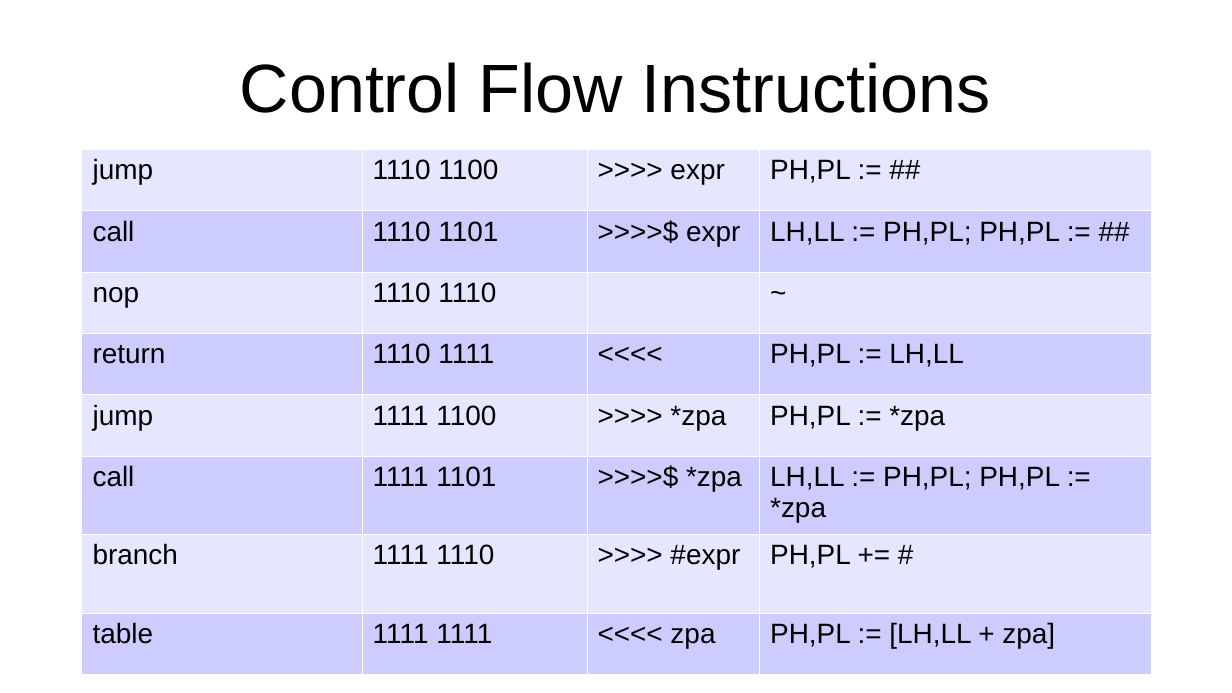
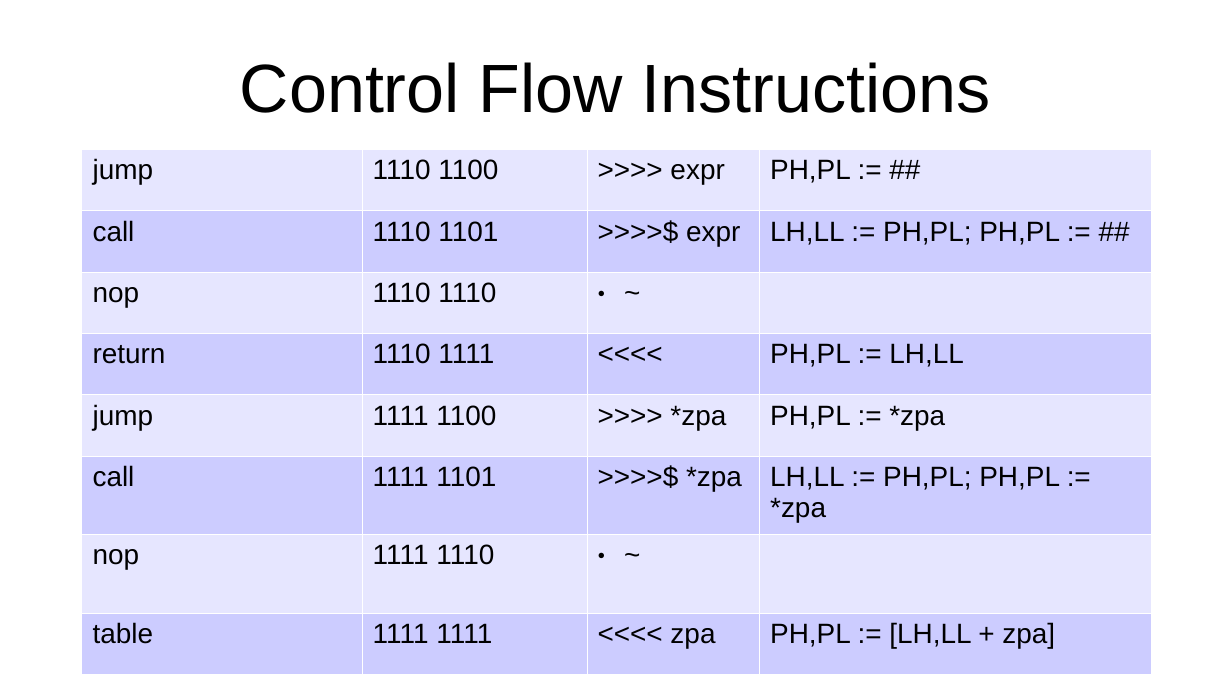
Before and after one commit to jeceljr/baby8, a slide deck: slide 11 of doc/baby8.odp. Drawn at 1232x693 pixels with LibreOffice and Linux fonts; fonts in the diff are those of the drawing. Boxes give left, top, right and bottom in pixels: in the first picture for what was removed or moved away, otherwise in the second. Text is boxed around its words. In the diff, an @@ line names an element or a change of style, - is before the commit and + after.

Commit message:
implement timer and eliminate branch instruction

```diff
--- a/doc/baby8.odp
+++ b/doc/baby8.odp
@@ table at (x1=82, y1=149, x2=1150, y2=670) @@
-row 3, column 3: 
+row 3, column 3: ~
-row 3, column 4: ~
+row 3, column 4: 
-row 7: branch | 1111 1110 | >>>> #expr | PH,PL += #
+row 7: nop | 1111 1110 | ~ | 
```
Also in this commit, not shown: 5 other files.
